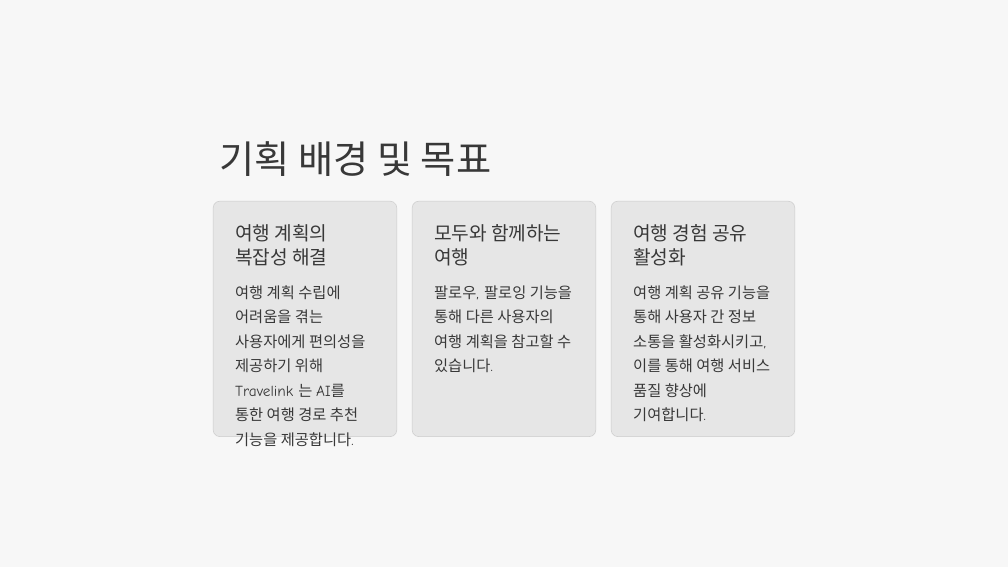
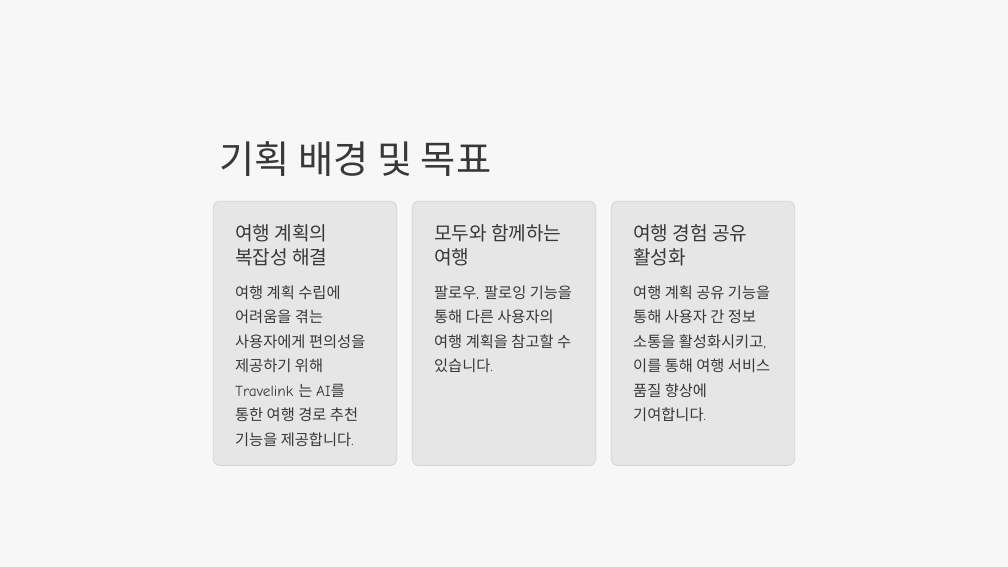
Before and after one commit to TL-travelink/travelink, a slide deck: slide 3 of docs/발표.pptx. Drawn at 1008x567 pixels with LibreOffice and Linux fonts; fonts in the diff are those of the drawing; background and template pictures are left out. Boxes give left, top, right and bottom in pixels: in the first picture for what was removed or moved away, otherwise in the second. Text is boxed around its words. In the diff, an @@ line names an element or a change of style, - is before the commit and + after.

Commit message:
feat: final

```diff
--- a/docs/발표.pptx
+++ b/docs/발표.pptx
@@ rounded rectangle: place and size @@
-rounded rectangle at (213,201,397,437)
+rounded rectangle at (213,201,397,466)
@@ rounded rectangle: place and size @@
-rounded rectangle at (412,201,596,437)
+rounded rectangle at (412,201,596,466)
@@ rounded rectangle: place and size @@
-rounded rectangle at (611,201,795,437)
+rounded rectangle at (611,201,795,466)
```
